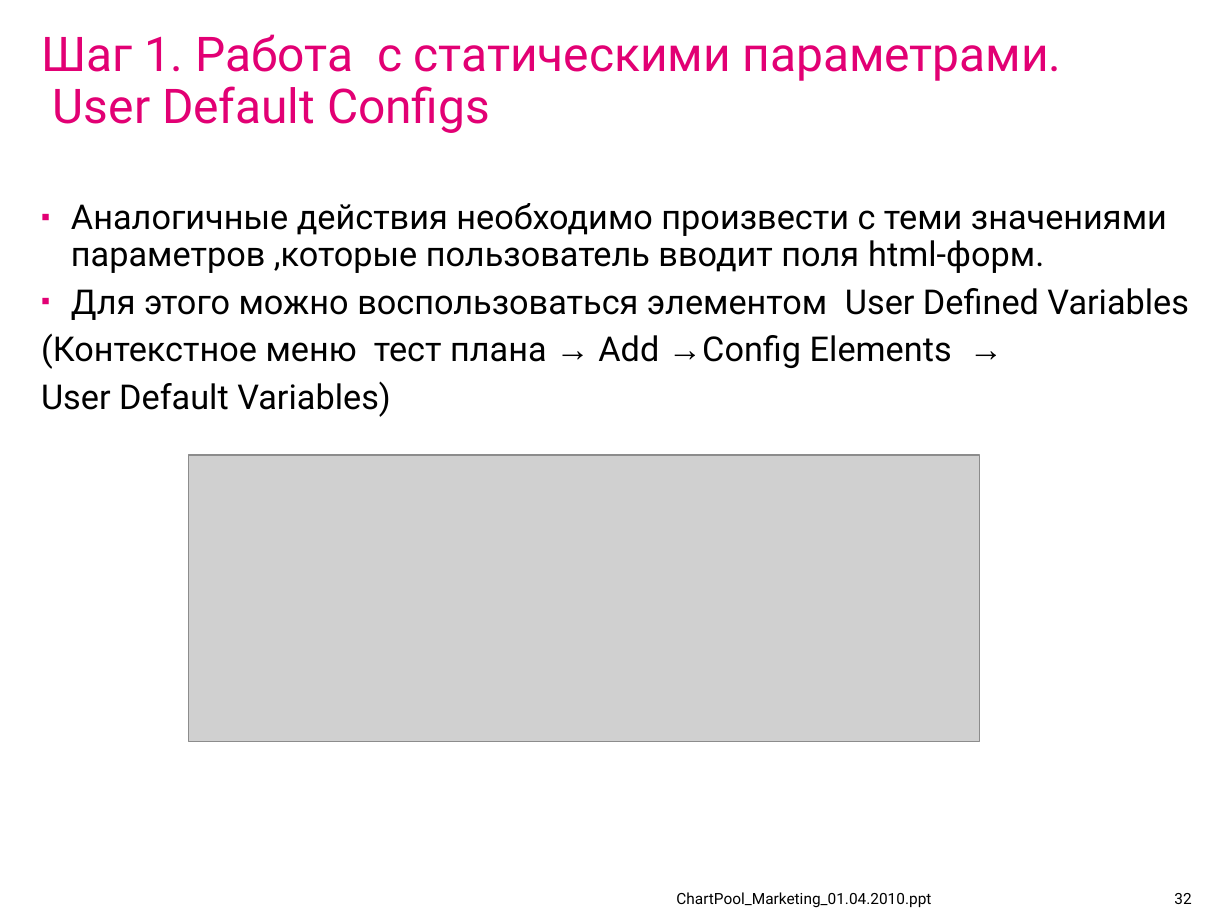
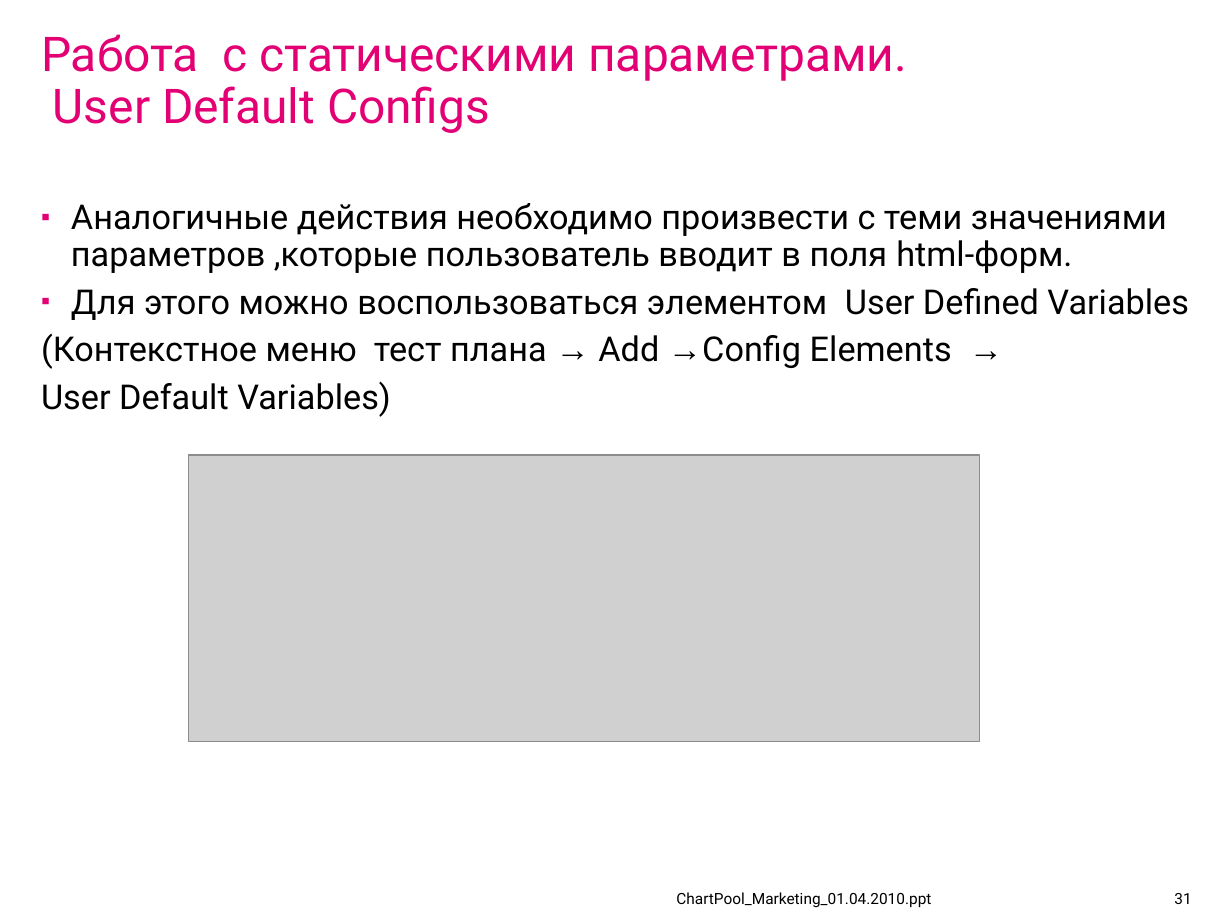
Before and after one commit to IvanCS/JMeterAvtoTestingDemo, a slide deck: slide 31 of documents/presentation.ppt (slide 32 before the commit). Drawn at 1232x924 pixels with LibreOffice and Linux fonts; fonts in the diff are those of the drawing; grey boxes stand for pictures; background and template pictures are left out. Boxes give left, top, right and bottom in pixels: in the first picture for what was removed or moved away, otherwise in the second. Text is boxed around its words. In the diff, an @@ line names an element or a change of style, - is before the commit and + after.

```diff
--- a/documents/presentation.ppt
+++ b/documents/presentation.ppt
@@ title at (41, 34, 907, 133): text changed @@
-Шаг 1. Работа c статическими параметрами.
-User Default Configs
+Работа c статическими параметрами.
+User Default Configs
@@ text at (71, 203, 1167, 273): text changed @@
-▪ Аналогичные действия необходимо произвести с теми значениями параметров ,которые пользователь вводит поля html-форм.
+▪ Аналогичные действия необходимо произвести с теми значениями параметров ,которые пользователь вводит в поля html-форм.
@@ page number at (1174, 893, 1191, 904): text changed @@
-32
+31
```
Also in this commit, not shown: 29 other slides changed, 4 slides added, 6 slides removed.
